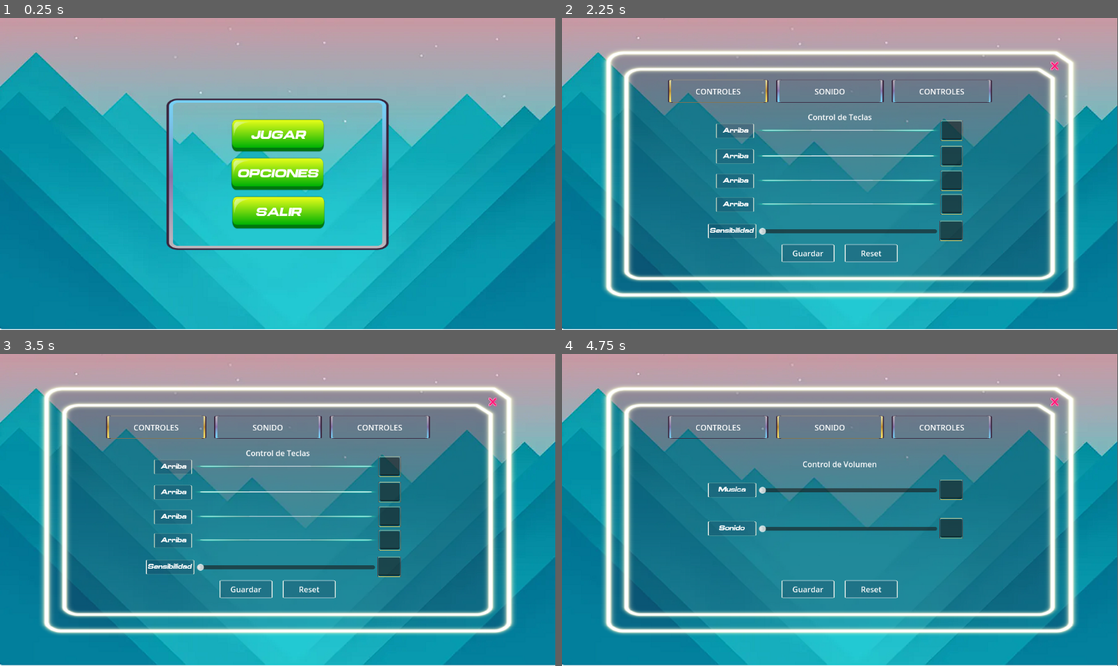
Above: before the commit, frames 1-4 (two rows, left to right).
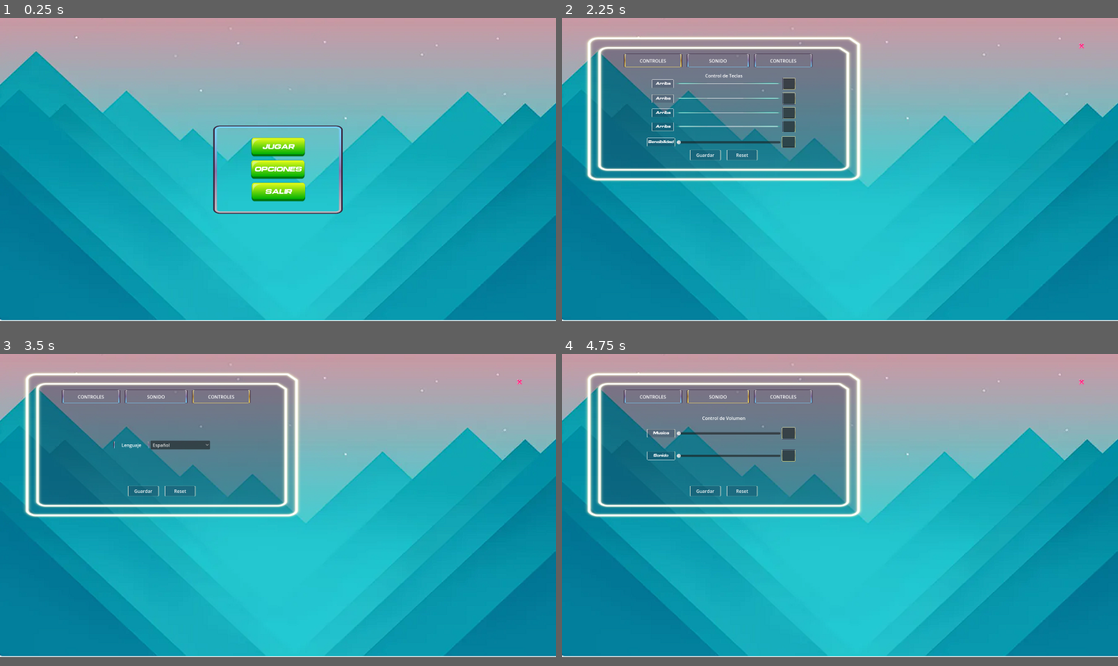
Above: after the commit, the same moments.

Repository: apricotstd/GodotGameJam
Game: Godot game, scene res://bin/views/menu/menu.tscn
Two runs of this game, one before a commit and one after it. Both use one fixed random seed, a clock stepped at 60 frames per second and the inputs below.
Inputs:
- Up to frame 1 (0.25 s): no input
- Up to frame 2 (2.25 s): click "JUGAR" at 0.5 s; click "JUGAR" at 1.25 s; click "OPCIONES" at 2 s
- Up to frame 3 (3.5 s): click "CONTROLES" at 2.75 s
- Up to frame 4 (4.75 s): click "CONTROLES" at 3.5 s; click "SONIDO" at 4.25 s
In our replay, the window is 799x449 before the commit and 800x436 after it. These sizes can differ from the game's own. Grey fills any space a smaller window leaves; there, only what the larger window draws over its background counts as a difference.

The runs differ from the first frame. In frame 1, 12% of the frame differs, in the area x 0-100%, y 0-100%; in frame 2, 60%; in frame 3, 59%; in frame 4, 59%.

Commit message:
subida move and animations

Diff:
--- /dev/null
+++ b/bin/game/game_lvl_1.tscn
@@ -0,0 +1,25 @@
+[gd_scene load_steps=4 format=3 uid="uid://b0n828cwpxj08"]
+
+[ext_resource type="Texture2D" uid="uid://bcan8ptmo1835" path="res://assets/fondos/menu.png" id="1_07dyt"]
+[ext_resource type="PackedScene" uid="uid://ugwkjk05qb5u" path="res://bin/player/player.tscn" id="2_weomq"]
+
+[sub_resource type="RectangleShape2D" id="RectangleShape2D_mftwf"]
+size = Vector2(2123, 137)
+
+[node name="GameLvl1" type="Node2D"]
+
+[node name="Parallax2D" type="Parallax2D" parent="."]
+
+[node name="img" type="Sprite2D" parent="Parallax2D"]
+position = Vector2(1006, 555.75)
+scale = Vector2(3.36076, 3.07995)
+texture = ExtResource("1_07dyt")
+
+[node name="Player" parent="." instance=ExtResource("2_weomq")]
+position = Vector2(82, 830)
+
+[node name="StaticBody2D" type="StaticBody2D" parent="."]
+
+[node name="CollisionShape2D" type="CollisionShape2D" parent="StaticBody2D"]
+position = Vector2(1003.5, 1053.5)
+shape = SubResource("RectangleShape2D_mftwf")
--- /dev/null
+++ b/bin/player/player.gd
@@ -0,0 +1,32 @@
+extends CharacterBody2D
+
+const SPEED = 300.0
+const JUMP_VELOCITY = -400.0
+
+@onready var sprite = $Col/Imgs
+
+func _physics_process(delta: float) -> void:
+	# Add the gravity.
+	if not is_on_floor():
+		velocity += get_gravity() * delta
+
+	# Handle jump.
+	if Input.is_action_just_pressed("ui_accept") and is_on_floor():
+		velocity.y = JUMP_VELOCITY
+
+	# Get the input direction and handle the movement/deceleration.
+	# As good practice, you should replace UI actions with custom gameplay actions.
+	var direction := Input.get_axis("ui_left", "ui_right")
+	if direction:
+		if direction == 1:
+			sprite.flip_h = false
+		else:
+			sprite.flip_h = true
+		sprite.play("move")
+		velocity.x = direction * SPEED
+	else:
+		sprite.flip_h = false
+		sprite.play("idle")
+		velocity.x = move_toward(velocity.x, 0, SPEED)
+
+	move_and_slide()
--- /dev/null
+++ b/bin/player/player.tscn
@@ -0,0 +1,66 @@
+[gd_scene load_steps=12 format=3 uid="uid://ugwkjk05qb5u"]
+
+[ext_resource type="Script" path="res://bin/player/player.gd" id="1_8j4dm"]
+[ext_resource type="Texture2D" uid="uid://c8rtkhxoond04" path="res://assets/player/idle/fotograma0000.png" id="1_s1bvn"]
+[ext_resource type="Texture2D" uid="uid://cdtvg5yxbwg71" path="res://assets/player/idle/fotograma0005.png" id="2_nspyy"]
+[ext_resource type="Texture2D" uid="uid://cqfp1r5f6qomo" path="res://assets/player/idle/fotograma0010.png" id="3_elbku"]
+[ext_resource type="Texture2D" uid="uid://bqc3l7oh8gfjk" path="res://assets/player/move/fotograma0000.png" id="4_gggaw"]
+[ext_resource type="Texture2D" uid="uid://dayxeetx8ywo7" path="res://assets/player/move/fotograma0003.png" id="5_s3a5h"]
+[ext_resource type="Texture2D" uid="uid://cp6a7jv3mdrvj" path="res://assets/player/move/fotograma0006.png" id="6_45vto"]
+[ext_resource type="Texture2D" uid="uid://cruyguae61im8" path="res://assets/player/move/fotograma0009.png" id="7_i4fnk"]
+[ext_resource type="Texture2D" uid="uid://clkvnhm8l58l1" path="res://assets/player/move/fotograma0012.png" id="8_yb6nr"]
+
+[sub_resource type="CapsuleShape2D" id="CapsuleShape2D_oddt5"]
+radius = 44.0
+height = 262.0
+
+[sub_resource type="SpriteFrames" id="SpriteFrames_ggf4s"]
+animations = [{
+"frames": [{
+"duration": 1.0,
+"texture": ExtResource("1_s1bvn")
+}, {
+"duration": 1.0,
+"texture": ExtResource("2_nspyy")
+}, {
+"duration": 1.0,
+"texture": ExtResource("3_elbku")
+}],
+"loop": true,
+"name": &"idle",
+"speed": 6.0
+}, {
+"frames": [{
+"duration": 1.0,
+"texture": ExtResource("4_gggaw")
+}, {
+"duration": 1.0,
+"texture": ExtResource("5_s3a5h")
+}, {
+"duration": 1.0,
+"texture": ExtResource("6_45vto")
+}, {
+"duration": 1.0,
+"texture": ExtResource("7_i4fnk")
+}, {
+"duration": 1.0,
+"texture": ExtResource("8_yb6nr")
+}],
+"loop": true,
+"name": &"move",
+"speed": 14.0
+}]
+
+[node name="Player" type="CharacterBody2D"]
+script = ExtResource("1_8j4dm")
+
+[node name="Col" type="CollisionShape2D" parent="."]
+position = Vector2(0, -6)
+shape = SubResource("CapsuleShape2D_oddt5")
+
+[node name="Imgs" type="AnimatedSprite2D" parent="Col"]
+position = Vector2(-0.500001, -1.1)
+scale = Vector2(0.2, 0.2)
+sprite_frames = SubResource("SpriteFrames_ggf4s")
+animation = &"idle"
+frame_progress = 0.172502
--- a/project.godot
+++ b/project.godot
@@ -14,3 +14,16 @@
 run/main_scene="res://bin/views/menu/menu.tscn"
 config/features=PackedStringArray("4.3", "Forward Plus")
 config/icon="res://icon.svg"
+
+[display]
+
+window/size/viewport_width=1980
+window/size/viewport_height=1080
+window/size/window_width_override=300
+window/size/window_height_override=200
+window/stretch/mode="viewport"
+
+[rendering]
+
+renderer/rendering_method="gl_compatibility"
+renderer/rendering_method.mobile="gl_compatibility"
Binary file added: assets/player/idle/fotograma0000.png
Not shown, added: assets/player/idle/fotograma0000.png.import
Binary file added: assets/player/idle/fotograma0005.png
Not shown, added: assets/player/idle/fotograma0005.png.import
Binary file added: assets/player/idle/fotograma0010.png
Not shown, added: assets/player/idle/fotograma0010.png.import
Binary file added: assets/player/move/fotograma0000.png
Not shown, added: assets/player/move/fotograma0000.png.import
Binary file added: assets/player/move/fotograma0003.png
Not shown, added: assets/player/move/fotograma0003.png.import
Binary file added: assets/player/move/fotograma0006.png
Not shown, added: assets/player/move/fotograma0006.png.import
(and 4 more such lines)
